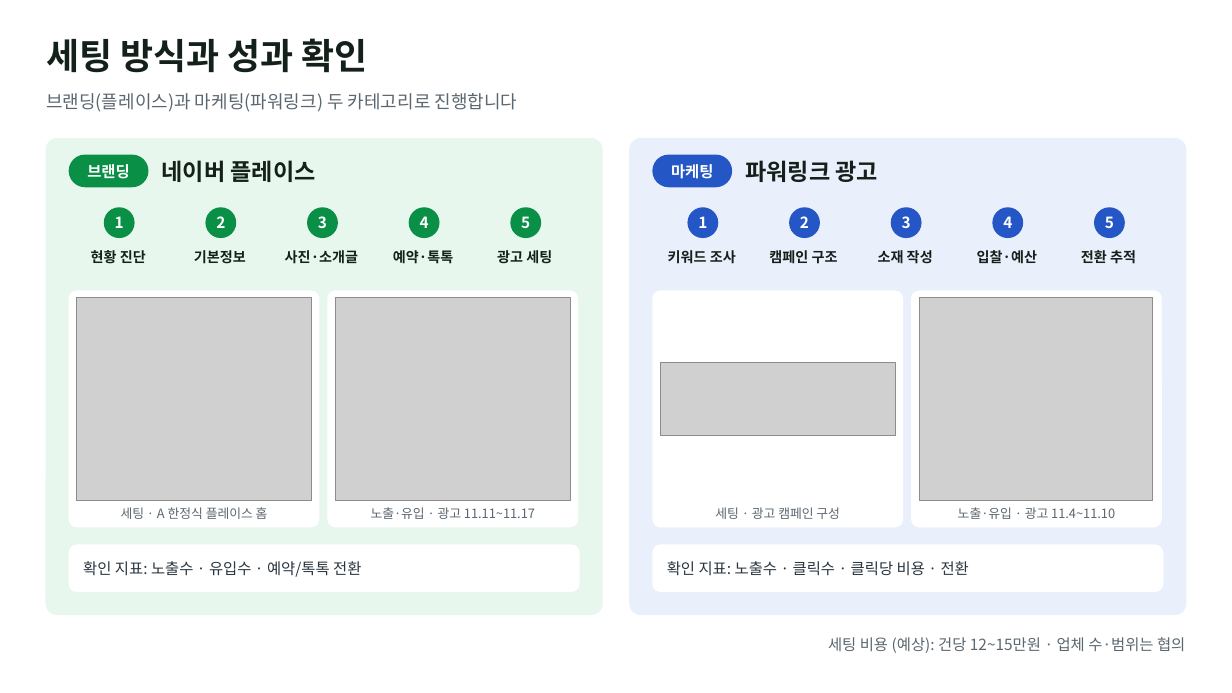
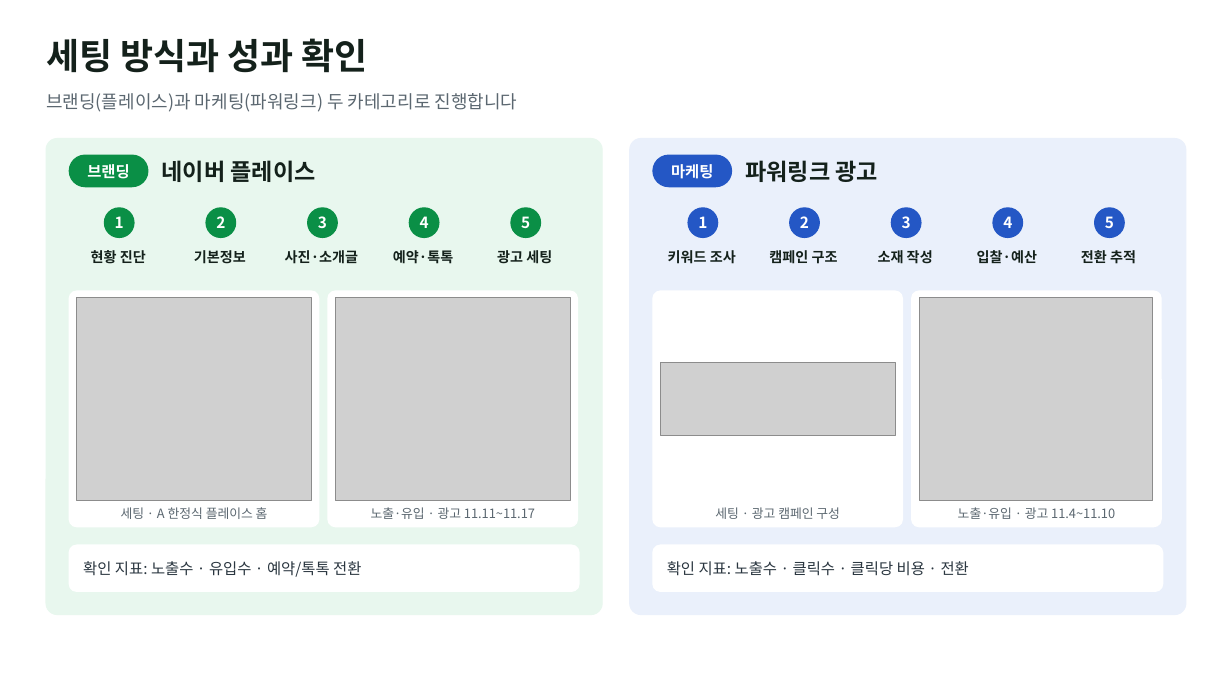
Before and after one commit to alfk0615/placeon, a slide deck: slide 2 of out/YJL컴퍼니_네이버광고세팅_실행사소개서_202611.pptx. Drawn at 1232x693 pixels with LibreOffice and Linux fonts; fonts in the diff are those of the drawing; grey boxes stand for pictures. Boxes give left, top, right and bottom in pixels: in the first picture for what was removed or moved away, otherwise in the second. Text is boxed around its words. In the diff, an @@ line names an element or a change of style, - is before the commit and + after.

```diff
--- a/out/YJL컴퍼니_네이버광고세팅_실행사소개서_202611.pptx
+++ b/out/YJL컴퍼니_네이버광고세팅_실행사소개서_202611.pptx
@@ text removed at [828, 637, 1185, 653] @@
-세팅 비용 (예상): 건당 12~15만원 · 업체 수·범위는 협의
```
Also in this commit, not shown: 1 slide added, 1 slide removed, 1 other file.
